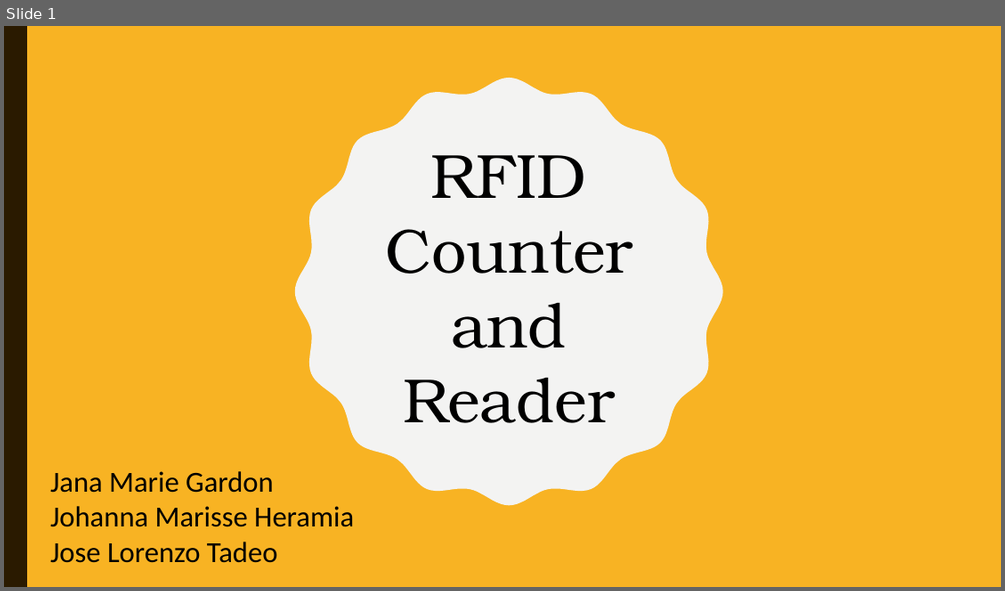
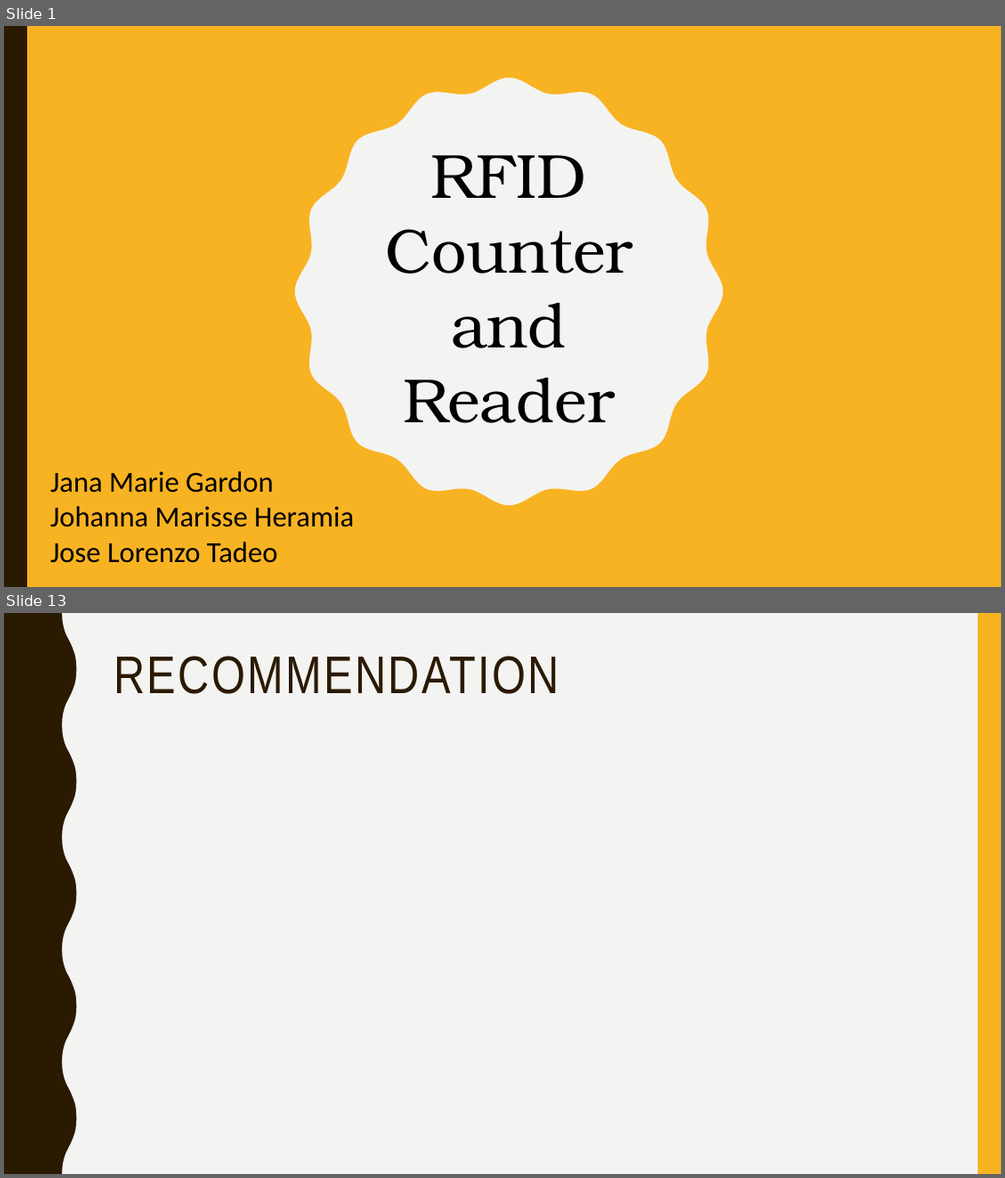
Before and after one commit to jgtadeo/PEMBEDS, a slide deck: Presentation.pptx. Shown one above the other, each under a label of ours: slide 1 before the commit, slides 1 and 13 after it; the slides between them are not shown. The pictures are 1005x591 and 1005x1178 pixels, drawn with LibreOffice and Linux fonts; fonts in the diff are those of the drawing. Boxes give left, top, right and bottom in pixels: in the first picture for what was removed or moved away, otherwise in the second. Text is boxed around its words. In the diff, an @@ line names an element or a change of style, - is before the commit and + after.

```diff
--- a/Presentation.pptx
+++ b/Presentation.pptx
@@ slide 13 added at (4,613,1001,1174), background #F3F3F2 @@
@@ freeform shape added at (4,613,77,1174), fill #2A1A00 @@
@@ rectangle added at (978,613,1001,1174), fill #F8B323 @@
@@ title added at (113,656,558,694), 51 pt, text #2A1A00 @@
+RECOMMENDATION
```
Also in this commit, not shown: 1 slide changed, 11 other slides added, 1 slide removed.
